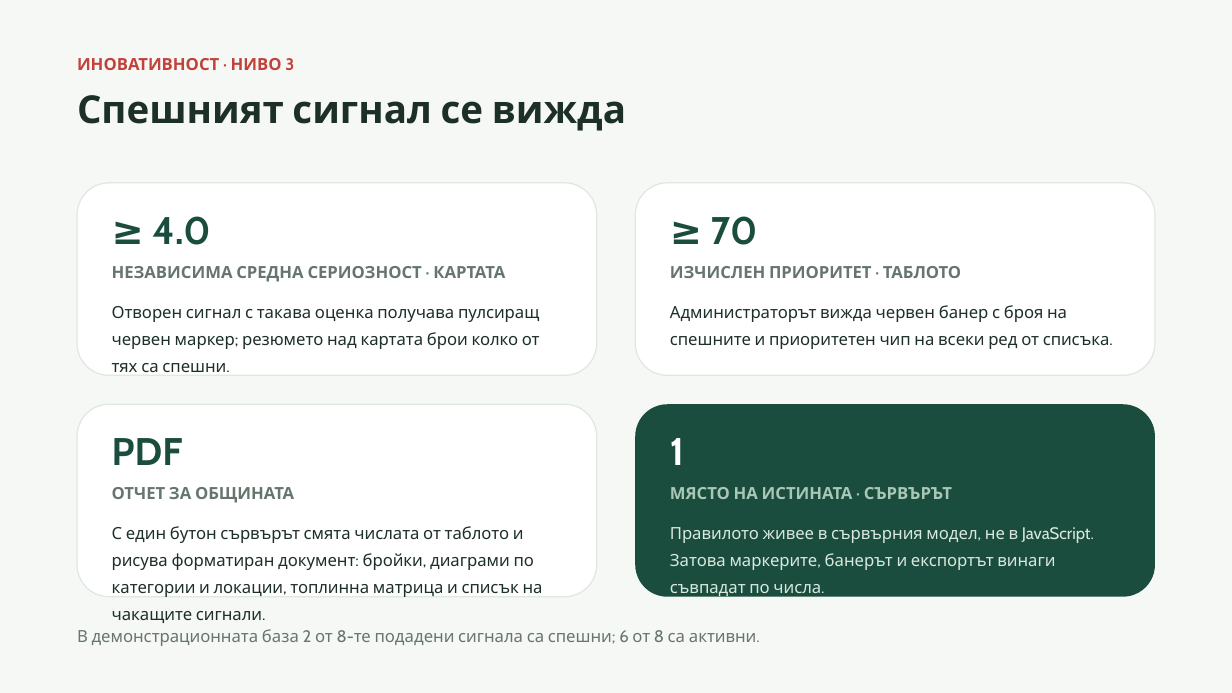
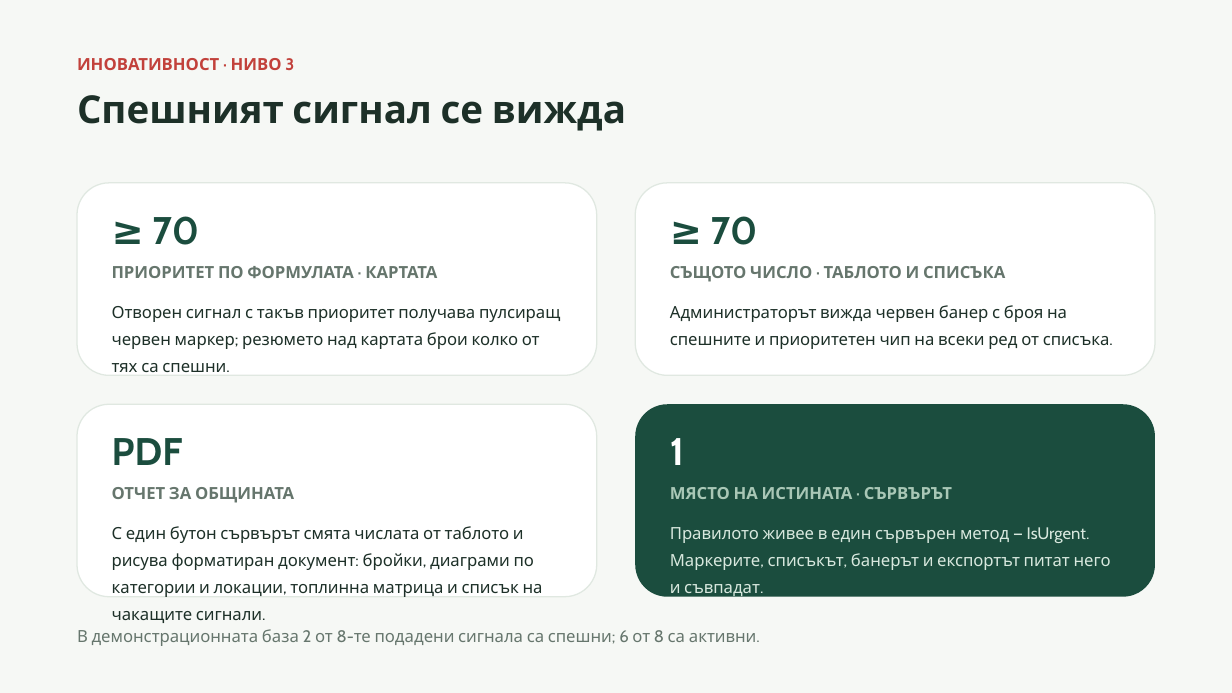
Before and after one commit to selinshengova-ai/CivicEyeGD, a slide deck: slide 7 of Docs/prezentacia-civiceye-gd.pptx. Drawn at 1232x693 pixels with LibreOffice and Linux fonts; fonts in the diff are those of the drawing. Boxes give left, top, right and bottom in pixels: in the first picture for what was removed or moved away, otherwise in the second. Text is boxed around its words. In the diff, an @@ line names an element or a change of style, - is before the commit and + after.

Commit message:
Update documentation, screenshots and archive script

```diff
--- a/Docs/prezentacia-civiceye-gd.pptx
+++ b/Docs/prezentacia-civiceye-gd.pptx
@@ text at (x1=152, y1=216, x2=198, y2=245): text changed @@
-≥ 4.0
+≥ 70
@@ text at (x1=112, y1=266, x2=437, y2=278): text changed @@
-НЕЗАВИСИМА СРЕДНА СЕРИОЗНОСТ · КАРТАТА
+ПРИОРИТЕТ ПО ФОРМУЛАТА · КАРТАТА
@@ text at (x1=670, y1=266, x2=1005, y2=282): text changed @@
-ИЗЧИСЛЕН ПРИОРИТЕТ · ТАБЛОТО
+СЪЩОТО ЧИСЛО · ТАБЛОТО И СПИСЪКА
@@ text at (x1=112, y1=306, x2=560, y2=372): text changed @@
-Отворен сигнал с такава оценка получава пулсиращ червен маркер; резюмето над картата брои колко от тях са спешни.
+Отворен сигнал с такъв приоритет получава пулсиращ червен маркер; резюмето над картата брои колко от тях са спешни.
@@ text at (x1=670, y1=527, x2=1111, y2=599): text changed @@
-Правилото живее в сървърния модел, не в JavaScript. Затова маркерите, банерът и експортът винаги съвпадат по числа.
+Правилото живее в един сървърен метод — IsUrgent. Маркерите, списъкът, банерът и експортът питат него и съвпадат.
```
Also in this commit, not shown: 6 other slides changed, 15 other files.
